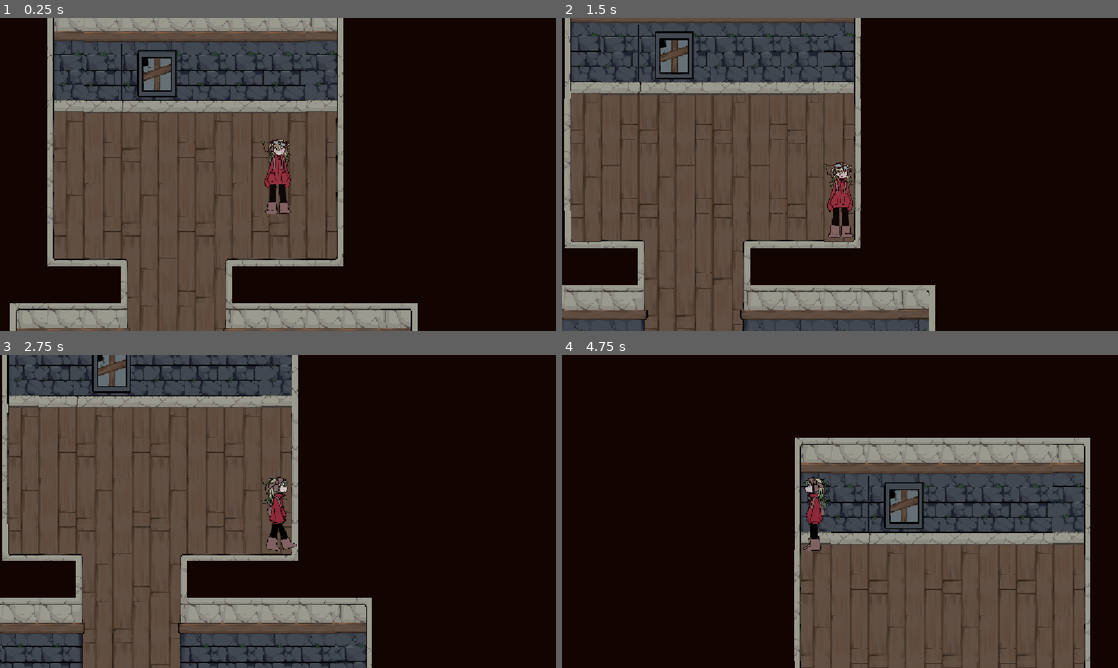
Above: before the commit, frames 1-4 (two rows, left to right).
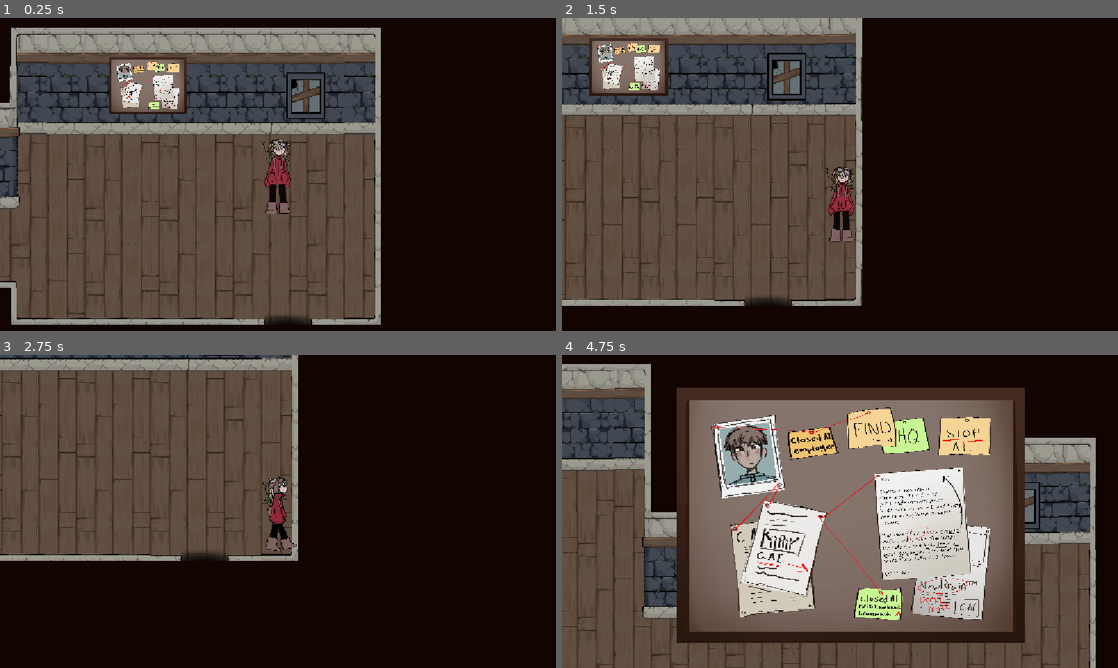
Above: after the commit, the same moments.

Repository: Jiwwie/gymnasiearbete
Game: Godot game, scene res://scenes/rooms/house.tscn
Same seed, same stepped clock (60 frames per second), same inputs: the game is played once before the commit and once after it. The engine's default icon, where the game draws it, is replaced by a stand-in: a white triangle on a blue panel in a dark square.
Inputs:
- Up to frame 1 (0.25 s): no input
- Up to frame 2 (1.5 s): tap Enter (ui_accept) at 0.5, 0.77 s; hold D (move_right) 0.53-1.28 s; tap E (interact) at 0.6, 1.35 s; hold S (move_down) from 1.28 s (still down)
- Up to frame 3 (2.75 s): tap Enter (ui_accept) at 1.52 s; release S (move_down) at 2.03 s; hold D (move_right) from 2.03 s (still down); tap E (interact) at 2.1 s
- Up to frame 4 (4.75 s): release D (move_right) at 2.78 s; hold W (move_up) 2.78-3.53 s; tap E (interact) at 2.85, 3.6, 4.35 s; tap Enter (ui_accept) at 3.02, 3.77, 4.52 s; hold A (move_left) from 3.53 s (still down)

The runs differ from the first frame. In frame 1, 41% of the frame differs, in the area x 0-76%, y 0-100%; in frame 2, 31%; in frame 3, 27%; in frame 4, 69%, in the area x 0-96%, y 2-100%.

Commit message:
Add window interactable with observation dialogue
Introduced a new window interactable in the house scene, including its script, collision, and dialogue system integration. Added a JSON file for window observation dialogue and updated the dialogue system to handle a new 'IENDCODE' trigger for interactables. Adjusted board collision and player/board positions in the house scene.

Diff:
--- a/scenes/environment/interactables/board.tscn
+++ b/scenes/environment/interactables/board.tscn
@@ -4,7 +4,7 @@
 [ext_resource type="Texture2D" uid="uid://bke1aqe8owfce" path="res://assets/images/board_img.png" id="2_gdydq"]
 
 [sub_resource type="CircleShape2D" id="CircleShape2D_nk5p7"]
-radius = 105.30432
+radius = 83.0
 
 [node name="Board" type="Area2D"]
 script = ExtResource("1_0r3xp")
--- a/scenes/rooms/house.tscn
+++ b/scenes/rooms/house.tscn
@@ -1,11 +1,16 @@
-[gd_scene load_steps=7 format=4 uid="uid://bcxpmvoc2yiq5"]
+[gd_scene load_steps=10 format=4 uid="uid://bcxpmvoc2yiq5"]
 
 [ext_resource type="PackedScene" uid="uid://bcyrg6u8o2mbx" path="res://scenes/player/player.tscn" id="1_kanab"]
 [ext_resource type="TileSet" uid="uid://dq8qupt0al5v5" path="res://assets/tilemaps/tilesets/house_ts.tres" id="2_jhjpb"]
 [ext_resource type="PackedScene" uid="uid://b07prql4kwvxn" path="res://scenes/environment/exits/exit_home.tscn" id="3_m20q4"]
 [ext_resource type="PackedScene" uid="uid://clmsxd7m8li2f" path="res://scenes/environment/interactables/board.tscn" id="5_u3fao"]
 [ext_resource type="PackedScene" uid="uid://dblxc7qly0lmm" path="res://scenes/ui/interact_ui.tscn" id="6_vty7d"]
+[ext_resource type="PackedScene" uid="uid://cpc43ol1uaidh" path="res://scenes/ui/dialogue_system.tscn" id="7_8eaee"]
+[ext_resource type="Script" uid="uid://boek1j6vumefi" path="res://scripts/environment/interactables/window.gd" id="7_60327"]
 [ext_resource type="PackedScene" uid="uid://bbq6ah1xqgh02" path="res://scenes/ui/board_ui.tscn" id="7_vql73"]
+
+[sub_resource type="CircleShape2D" id="CircleShape2D_60327"]
+radius = 52.009613
 
 [node name="House" type="Node2D"]
 
@@ -18,14 +23,14 @@
 tile_set = ExtResource("2_jhjpb")
 
 [node name="MiscLayer" type="TileMapLayer" parent="."]
-tile_map_data = PackedByteArray("AAAhAAgAAgAFAAQAAAAhAAkAAgAFAAUAAAAiAAgAAgAGAAQAAAAiAAkAAgAGAAUAAAAgAAgAAgAIAAUAAAAfAAgAAgAIAAUAAAAQAP//AgAFAAUAAAARAP//AgAGAAUAAAAQAP7/AgAFAAQAAAARAP7/AgAGAAQAAAA=")
+tile_map_data = PackedByteArray("AAAhAAgAAgAFAAQAAAAhAAkAAgAFAAUAAAAiAAgAAgAGAAQAAAAiAAkAAgAGAAUAAAAgAAgAAgABAAMAAAAfAAgAAgABAAMAAAAQAP//AgAFAAUAAAARAP//AgAGAAUAAAAQAP7/AgAFAAQAAAARAP7/AgAGAAQAAAA=")
 tile_set = ExtResource("2_jhjpb")
 
 [node name="Board" parent="." instance=ExtResource("5_u3fao")]
-position = Vector2(2047, 551)
+position = Vector2(1901, 553)
 
 [node name="Player" parent="." instance=ExtResource("1_kanab")]
-position = Vector2(1295, 98)
+position = Vector2(2126, 700)
 
 [node name="Spawn" type="Marker2D" parent="." groups=["spawn"]]
 unique_name_in_owner = true
@@ -47,4 +52,21 @@
 [node name="BoardOpen" parent="BoardUi" instance=ExtResource("7_vql73")]
 anchors_preset = 4
 
+[node name="Window" type="Area2D" parent="."]
+script = ExtResource("7_60327")
+dialogue_system = NodePath("DialogueSystem")
+
+[node name="CollisionShape2D" type="CollisionShape2D" parent="Window"]
+position = Vector2(2175, 605)
+shape = SubResource("CircleShape2D_60327")
+
+[node name="DialogueSystem" parent="Window" instance=ExtResource("7_8eaee")]
+offset_left = 2175.0
+offset_top = 605.0
+offset_right = 2175.0
+offset_bottom = 605.0
+jsonsrc = "res://scripts/environment/interactables/observation/windows_interact.json"
+
 [connection signal="body_exited" from="Board" to="Board" method="_on_body_exited"]
+[connection signal="body_entered" from="Window" to="Window" method="_on_body_entered"]
+[connection signal="body_exited" from="Window" to="Window" method="_on_body_exited"]
--- a/scripts/dialogue/dialogue_system.gd
+++ b/scripts/dialogue/dialogue_system.gd
@@ -44,8 +44,11 @@
 	if block.has("result"):
 		Globals.steven = block["result"]
 
-	if block.has("trigger") and block["trigger"] == "ENDCODE":
+	if block.has("trigger") and block["trigger"] == "ENDCODE": # Dialoger
 		queue_free()
+
+	if block.has("trigger") and block["trigger"] == "IENDCODE": # Interactables
+		BaseLayer.hide()
 
 func next():
 	current_block = next_block
--- /dev/null
+++ b/scripts/environment/interactables/observation/windows_interact.json
@@ -0,0 +1,10 @@
+{
+	"start" : {
+		"text" : "You look outside to see nothing hahaha",
+		"name" : "Observation",
+		"next" : "close"
+		},
+	"close" : {
+		"trigger" : "IENDCODE"
+	}
+}
--- /dev/null
+++ b/scripts/environment/interactables/window.gd
@@ -0,0 +1,27 @@
+extends Area2D
+
+@export var dialogue_system : NodePath
+var zone = false
+@onready var interact_text: CanvasLayer = %InteractText
+var usage = false
+
+func _on_body_entered(body: Node2D) -> void:
+	if body.is_in_group("player"):
+		zone = true
+		interact_text.show()
+
+func _on_body_exited(body: Node2D) -> void:
+	if body.is_in_group("player"):
+		zone = false
+		interact_text.hide()
+
+func _process(_delta: float) -> void:
+	if zone and Input.is_action_just_pressed("interact"):
+		if dialogue_system != null:
+			var ds = get_node(dialogue_system)
+			ds.start_dialogue()
+			ds.show()
+			$"DialogueSystem/Base".show()
+			interact_text.hide()
+		else:
+			push_error("DialogueSystem not assigned for NPC!")
Not shown, added: scripts/environment/interactables/window.gd.uid
